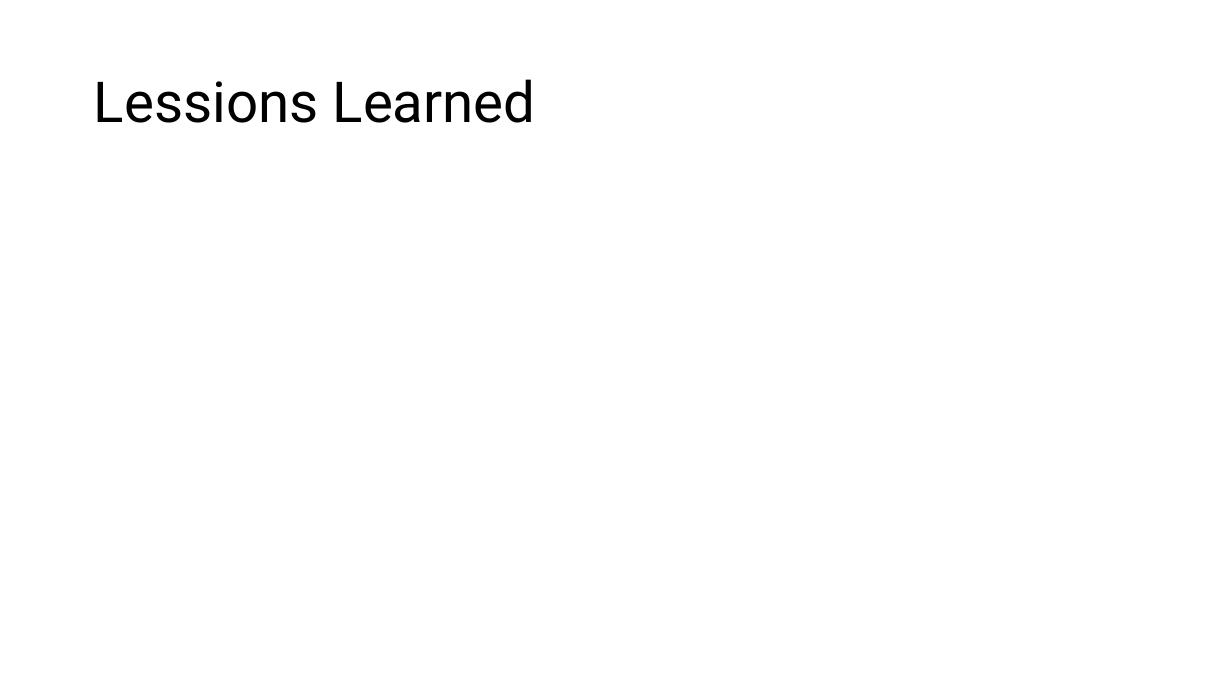
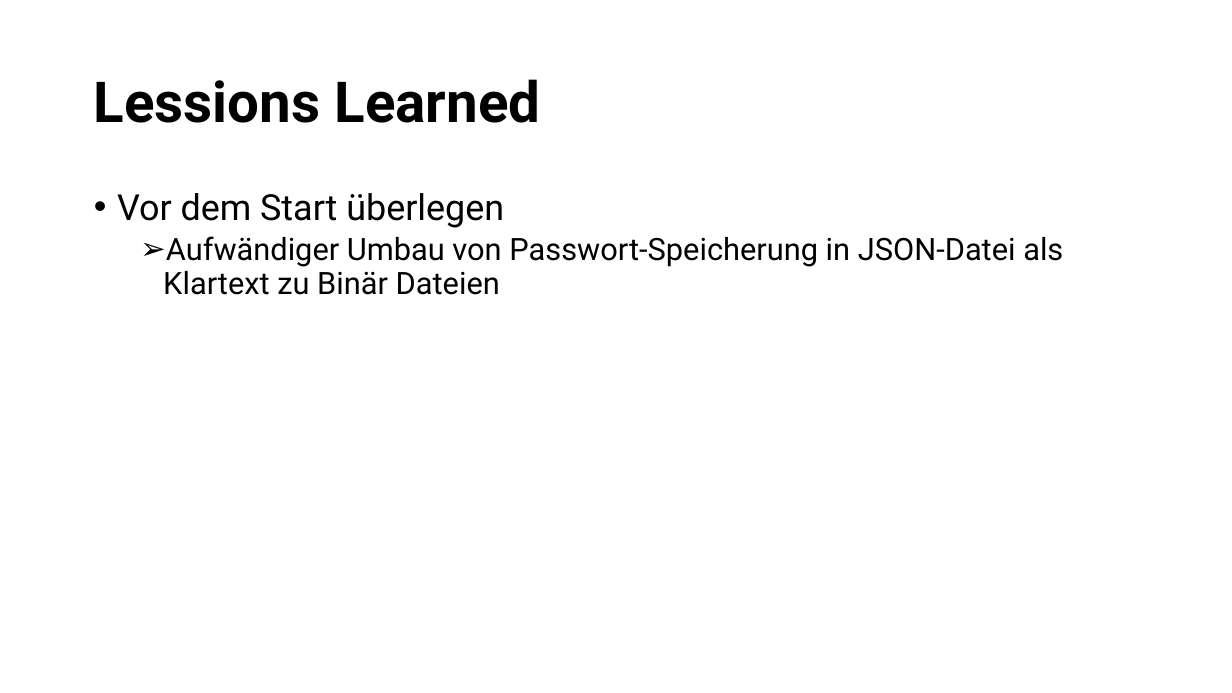
Before and after one commit to NykyTV/PasswortManager, a slide deck: slide 8 of pp/Presentation.pptx (slide 6 before the commit). Drawn at 1232x693 pixels with LibreOffice and Linux fonts; fonts in the diff are those of the drawing. Boxes give left, top, right and bottom in pixels: in the first picture for what was removed or moved away, otherwise in the second. Text is boxed around its words. In the diff, an @@ line names an element or a change of style, - is before the commit and + after.

```diff
--- a/pp/Presentation.pptx
+++ b/pp/Presentation.pptx
@@ title "Lessions Learned" at (x1=94, y1=79, x2=541, y2=123): bold on @@
@@ text added at (x1=117, y1=193, x2=1063, y2=295), 24 pt, text #000000 @@
+• Vor dem Start überlegen
+  ➢ Aufwändiger Umbau von Passwort-Speicherung in JSON-Datei als Klartext zu Binär Dateien
```
Also in this commit, not shown: 5 other slides changed, 2 slides added.
